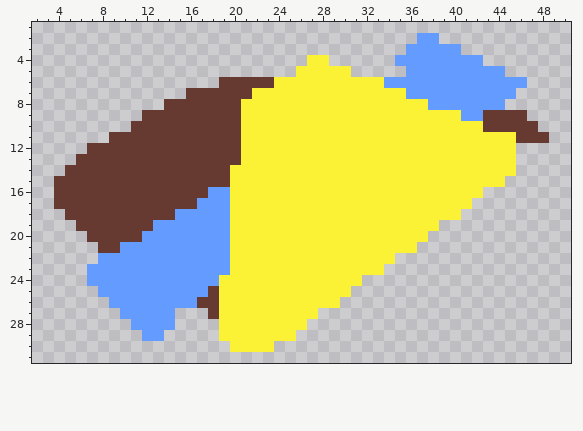
File history of a pixel-art file, AstroHop Game/lib/spritesheets/Platforms/debriePlatform/debreieStage1.aseprite. Above, as it was before the edit.
64x32 pixels, 1 frame. Shown: x 2..50, y 1..31.
The result:
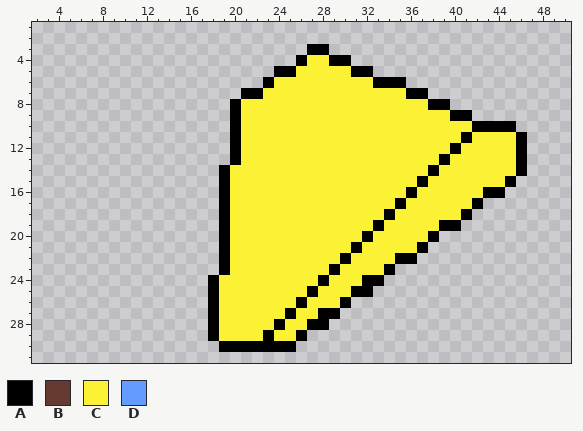
Palette (. is transparent): A #000000  B #663931  C #fbf236  D #639bff
What changed:
layer "Layer 1" now hidden
layer "Layer 2" now hidden
Changed rows in their new state; - is an unchanged pixel.
first column x 4:
 2 ---------------------------------..----------
 3 -----------------------AA-------.....--------
 4 ----------------------A--AA----........------
 5 --------------------AA-----AA---.........----
 6 ---------------....A---------AAA...........--
 7 ------------.....AA-------------AA........---
 8 ----------......A-----------------AA.....----
 9 --------........A-------------------AA.....--
10 -------.........A---------------------AAAA..-
11 -----...........A--------------------A----A..
12 ---.............A-------------------A-----A--
13 --..............A------------------A------A--
14 -..............A------------------A-------A--
15 ...............A-----------------A-------A---
16 ...............A----------------A------AA----
17 ...............A---------------A------A------
18 -..............A--------------A------A-------
19 --.............A-------------A-----AA--------
20 ---............A------------A-----A----------
21 ----...........A-----------A-----A-----------
22 ----...........A----------A----AA------------
23 ---............A---------A----A--------------
24 ---...........A---------A---AA---------------
25 ----..........A--------A---AA----------------
26 -----.........A-------A---A------------------
27 ------.....---A------A--AA-------------------
28 -------....---A-----A--AA--------------------
29 --------..----A----A--A----------------------
30 ---------------AAAAAAA-----------------------
Where, in picture pixels (left, top, right, bottom), the same in both pictures:
changed: (54, 33, 549, 352)
